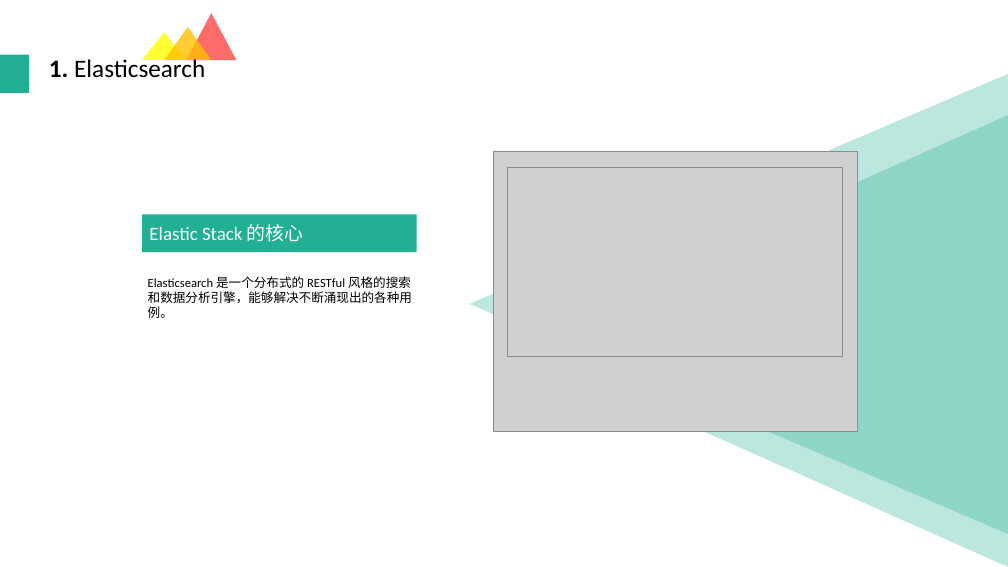
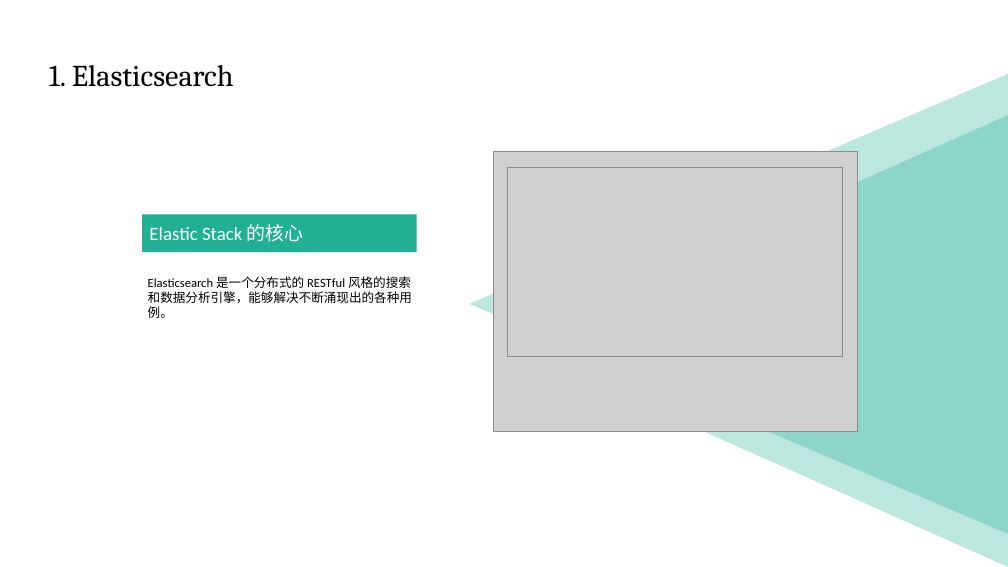
Before and after one commit to 1991lin/Documents, a slide deck: slide 3 of ELK.pptx. Drawn at 1008x567 pixels with LibreOffice and Linux fonts; fonts in the diff are those of the drawing; grey boxes stand for pictures. Boxes give left, top, right and bottom in pixels: in the first picture for what was removed or moved away, otherwise in the second. Text is boxed around its words. In the diff, an @@ line names an element or a change of style, - is before the commit and + after.

```diff
--- a/ELK.pptx
+++ b/ELK.pptx
@@ triangle removed at [164, 27, 211, 60] @@
@@ triangle removed at [186, 13, 236, 60] @@
@@ rectangle removed at [0, 54, 29, 92] @@
@@ title "1. Elasticsearch" at [49, 65, 234, 87]: size 24 to 28.8 pt, font Calibri to Cambria; bold off in "1."; line spacing 0.9 to 1 @@
@@ triangle removed at [142, 33, 186, 60] @@
```
Also in this commit, not shown: 16 other slides changed.
